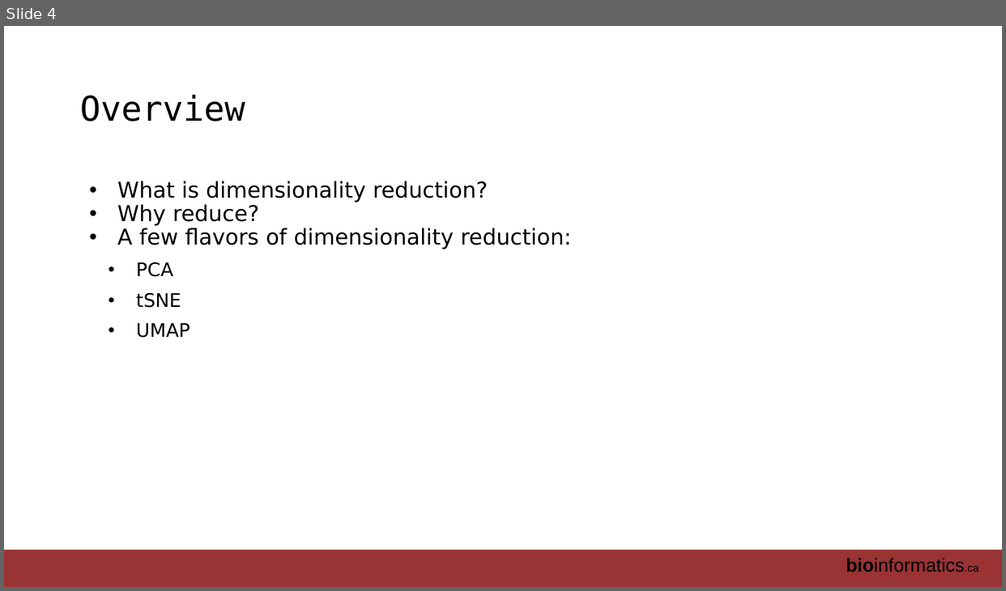
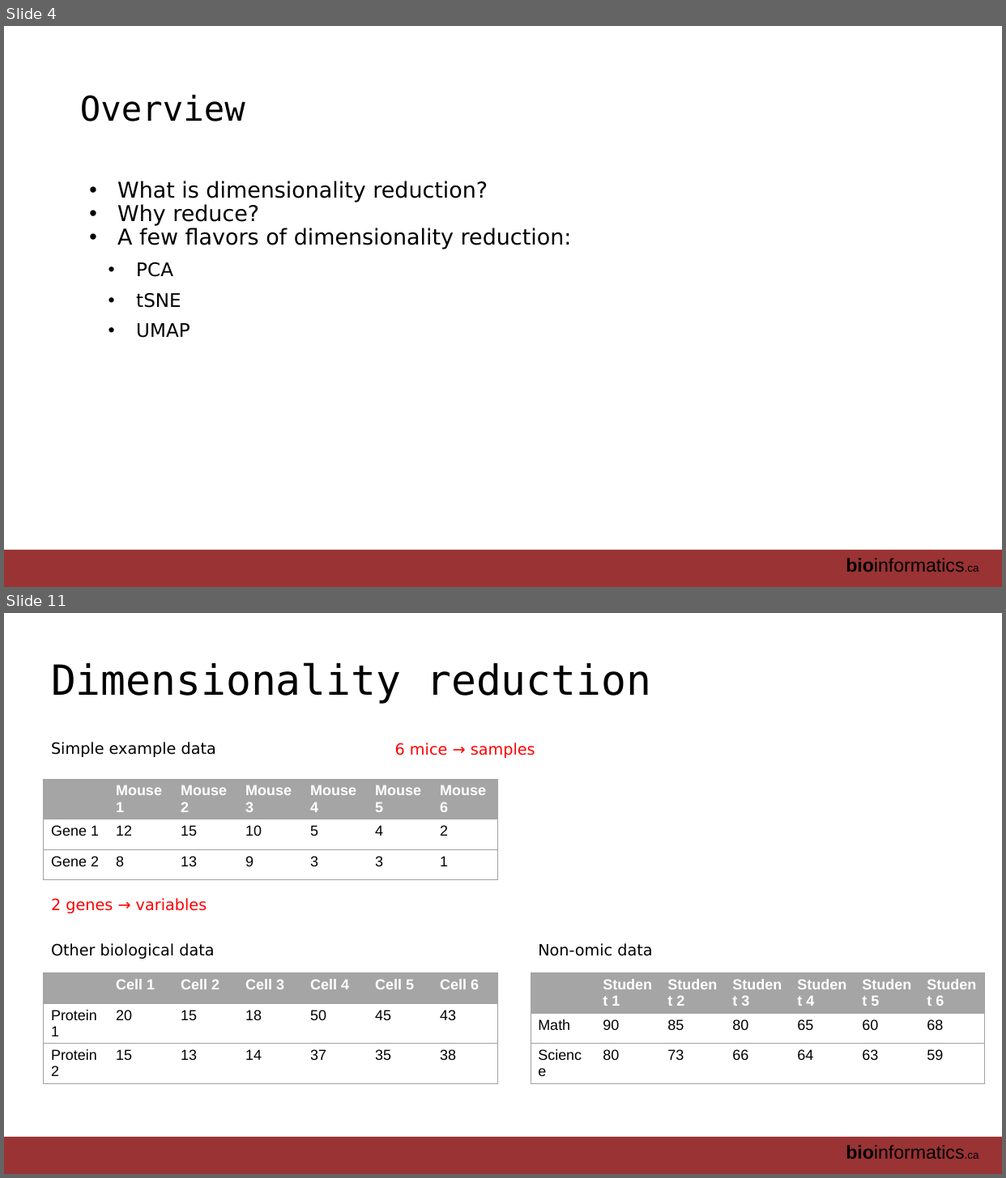
Before and after one commit to RealPaiLab/CBW_AUR2023, a slide deck: book/lectures/AUR_2023_Module2_DimensionReduction.pptx. Shown one above the other, each under a label of ours: slide 4 before the commit, slides 4 and 11 after it; the slides between them are not shown. The pictures are 1006x591 and 1006x1178 pixels, drawn with LibreOffice and Linux fonts; fonts in the diff are those of the drawing. Boxes give left, top, right and bottom in pixels: in the first picture for what was removed or moved away, otherwise in the second. Text is boxed around its words. In the diff, an @@ line names an element or a change of style, - is before the commit and + after.

```diff
--- a/book/lectures/AUR_2023_Module2_DimensionReduction.pptx
+++ b/book/lectures/AUR_2023_Module2_DimensionReduction.pptx
@@ slide 11 added at [4, 613, 1002, 1174], background #FFFFFF; not listed: 2 template elements that a slide beside it also shows @@
@@ title added at [51, 662, 651, 704], 40 pt, text #000000 @@
+Dimensionality reduction
@@ text added at [51, 742, 216, 757], 15 pt, text #000000 @@
+Simple example data
@@ text added at [395, 743, 535, 758], 15 pt, text #FF0000 @@
+6 mice → samples
@@ table added at [44, 779, 500, 883], 3 rows, 7 columns @@
+ | Mouse 1 | Mouse 2 | Mouse 3 | Mouse 4 | Mouse 5 | Mouse 6
+Gene 1 | 12 | 15 | 10 | 5 | 4 | 2
+Gene 2 | 8 | 13 | 9 | 3 | 3 | 1
@@ text added at [51, 898, 207, 914], 15 pt, text #FF0000 @@
+2 genes → variables
@@ text added at [51, 943, 214, 959], 15 pt, text #000000 @@
+Other biological data
@@ text added at [538, 943, 652, 956], 15 pt, text #000000 @@
+Non-omic data
@@ table added at [44, 973, 500, 1088], 3 rows, 7 columns @@
+ | Cell 1 | Cell 2 | Cell 3 | Cell 4 | Cell 5 | Cell 6
+Protein 1 | 20 | 15 | 18 | 50 | 45 | 43
+Protein 2 | 15 | 13 | 14 | 37 | 35 | 38
@@ table added at [531, 973, 987, 1088], 3 rows, 7 columns @@
+ | Student 1 | Student 2 | Student 3 | Student 4 | Student 5 | Student 6
+Math | 90 | 85 | 80 | 65 | 60 | 68
+Science | 80 | 73 | 66 | 64 | 63 | 59
```
Also in this commit, not shown: 7 slides changed, 25 other slides added, 6 slides removed.
